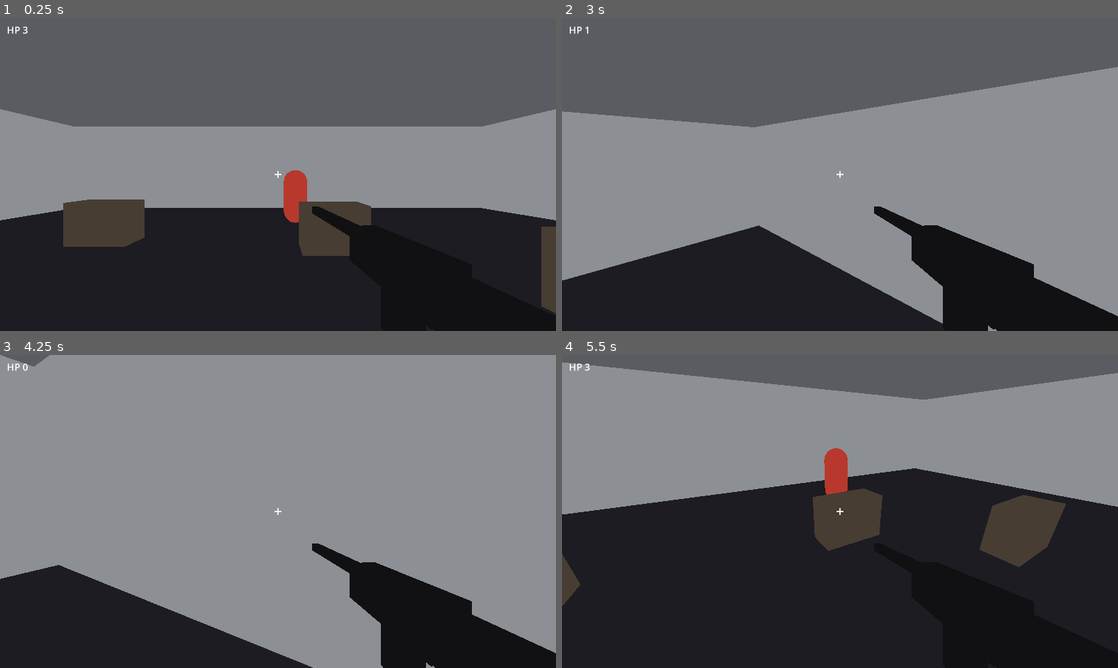
Above: before the commit, frames 1-4 (two rows, left to right).
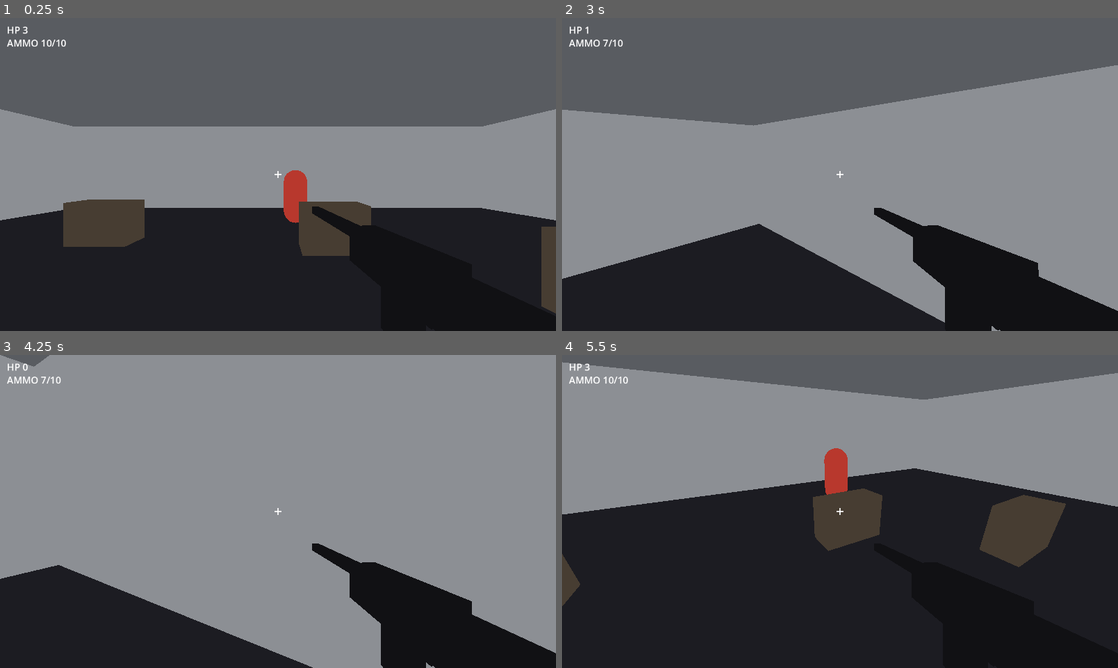
Above: after the commit, the same moments.

Repository: zachmofo/fps-studio
Game: Godot game, scene res://scenes/main.tscn
Two runs of this game, one before a commit and one after it. Both use one fixed random seed, a clock stepped at 60 frames per second and the inputs below.
Inputs (mouse positions are in pixels of both pictures, inside the frame that each line leads up to):
- Up to frame 1 (0.25 s): no input
- Up to frame 2 (3 s): move the mouse to (962, 158) at 0.52 s; press the mouse at (962, 158) at 0.53 s; hold D (move_right) 0.53-1.28 s; tap Space (jump) at 0.77, 0.8, 1.07, 1.35, 1.52, 1.82, 2.3 s; move the mouse to (812, 174) at 1.27 s; release the mouse at (812, 174) at 1.28 s; hold W (move_forward) from 1.28 s (still down); click (812, 174) at 1.55 s; move the mouse to (851, 168) at 2.02 s; press the mouse at (851, 168) at 2.03 s; move the mouse to (834, 180) at 2.77 s; release the mouse at (834, 180) at 2.78 s; click (834, 180) at 2.85 s
- Up to frame 3 (4.25 s): keep holding W (move_forward); tap Space (jump) at 3.02, 3.32, 3.6, 3.77, 4.07 s; move the mouse to (316, 514) at 3.52 s; tap Escape (ui_cancel) at 4.15 s
- Up to frame 4 (5.5 s): tap Enter at 4.25 s; move the mouse to (673, 464) at 4.27 s; release W (move_forward) at 4.28 s; hold A (move_left) 4.28-5.03 s; click (673, 464) at 4.35 s; tap Space (jump) at 4.52, 4.82, 5.3 s; tap R (reload, bound only after the commit) at 4.9 s; move the mouse to (845, 511) at 5.02 s; press the mouse at (845, 511) at 5.03 s; hold W (move_forward) from 5.03 s (still down)

The runs differ from the first frame. In frame 1, 0.1% of the frame differs, in the area x 1-12%, y 6-10%; in frame 2, 1.6%, in the area x 0-100%, y 6-100%; in frame 3, 0.1%; in frame 4, 0.1%.

Commit message:
I-5: Pike recoil 1.8deg, mag 10, muzzle flash, AMMO HUD

Diff:
--- a/project.godot
+++ b/project.godot
@@ -11,7 +11,7 @@
 [application]
 
 config/name="Iron Saint"
-config/description="FPS Studio Iron Saint I-3: walk, jump, look, shoot a walking dummy."
+config/description="FPS Studio Iron Saint I-5: heavy rifle recoil, mag 10."
 run/main_scene="res://scenes/main.tscn"
 config/features=PackedStringArray("4.3", "GL Compatibility")
 config/icon="res://icon.svg"
@@ -58,6 +58,11 @@
 "events": [Object(InputEventKey,"resource_local_to_scene":false,"resource_name":"","device":-1,"window_id":0,"alt_press …(191 unchanged characters)…
 ]
 }
+reload={
+"deadzone": 0.5,
+"events": [Object(InputEventKey,"resource_local_to_scene":false,"resource_name":"","device":-1,"window_id":0,"alt_pressed":false,"shift_pressed":false,"ctrl_pressed":false,"meta_pressed":false,"pressed":false,"keycode":0,"physical_keycode":82,"key_label":0,"unicode":114,"location":0,"echo":false,"script":null)
+]
+}
 
 [physics]
 
--- a/scenes/player.tscn
+++ b/scenes/player.tscn
@@ -25,6 +25,14 @@
 [sub_resource type="BoxMesh" id="BoxMesh_mag"]
 material = SubResource("Mat_rifle")
 size = Vector3(0.04, 0.11, 0.07)
+
+[sub_resource type="StandardMaterial3D" id="Mat_flash"]
+shading_mode = 0
+albedo_color = Color(1, 0.82, 0.35, 1)
+
+[sub_resource type="BoxMesh" id="BoxMesh_flash"]
+material = SubResource("Mat_flash")
+size = Vector3(0.04, 0.04, 0.06)
 
 [node name="Player" type="CharacterBody3D"]
 collision_layer = 2
@@ -60,6 +68,11 @@
 transform = Transform3D(1, 0, 0, 0, 1, 0, 0, 0, 1, 0, -0.09, 0.02)
 mesh = SubResource("BoxMesh_mag")
 
+[node name="MuzzleFlash" type="MeshInstance3D" parent="Camera3D/Rifle"]
+transform = Transform3D(1, 0, 0, 0, 1, 0, 0, 0, 1, 0, 0.02, -0.54)
+visible = false
+mesh = SubResource("BoxMesh_flash")
+
 [node name="Hud" type="CanvasLayer" parent="."]
 
 [node name="HpLabel" type="Label" parent="Hud"]
@@ -69,6 +82,15 @@
 offset_bottom = 44.0
 theme_override_font_sizes/font_size = 22
 text = "HP 3"
+mouse_filter = 2
+
+[node name="AmmoLabel" type="Label" parent="Hud"]
+offset_left = 16.0
+offset_top = 42.0
+offset_right = 200.0
+offset_bottom = 74.0
+theme_override_font_sizes/font_size = 22
+text = "AMMO 10/10"
 mouse_filter = 2
 
 [node name="Reticle" type="Control" parent="Hud"]
--- a/scripts/player.gd
+++ b/scripts/player.gd
@@ -1,33 +1,54 @@
 extends CharacterBody3D
 
-## I-3: walk/look/jump, hitscan, 3 HP, die/respawn.
+## I-5: walk/look/jump, heavy rifle recoil, mag 10, die/respawn.
 
 signal died
 
 const MAX_HP := 3
+const MAG_SIZE := 10
+const RELOAD_SEC := 1.2
 const PITCH_LIMIT := deg_to_rad(89.0)
 const HITSCAN_RANGE := 50.0
 const WORLD_AND_DUMMY := 1 | 4
+const RECOIL_PITCH := deg_to_rad(1.8)
+const RECOIL_YAW := deg_to_rad(0.35)
+const RECOIL_SETTLE := 0.18
+const RIFLE_KICK_PITCH := deg_to_rad(3.2)
+const RIFLE_KICK_Z := 0.028
+const FLASH_SEC := 0.09
 
 @export var mouse_sensitivity: float = 0.0025
 @export var walk_speed: float = 5.0
 @export var jump_velocity: float = 5.4
 
 @onready var _camera: Camera3D = $Camera3D
+@onready var _rifle: Node3D = $Camera3D/Rifle
+@onready var _muzzle_flash: MeshInstance3D = $Camera3D/Rifle/MuzzleFlash
 @onready var _hp_label: Label = $Hud/HpLabel
+@onready var _ammo_label: Label = $Hud/AmmoLabel
 @onready var _hit_flash: ColorRect = $Hud/HitFlash
 
 var hp: int = MAX_HP
+var ammo: int = MAG_SIZE
 var _dead: bool = false
-var _can_fire: bool = true
+var _reloading: bool = false
 var _gravity: float = 9.8
+var _aim_pitch: float = 0.0
+var _recoil_pitch: float = 0.0
+var _recoil_yaw: float = 0.0
+var _rifle_kick: float = 0.0
+var _rifle_rest: Transform3D = Transform3D.IDENTITY
 
 
 func _ready() -> void:
 	add_to_group("player")
 	_gravity = float(ProjectSettings.get_setting("physics/3d/default_gravity"))
+	_rifle_rest = _rifle.transform
+	if _muzzle_flash:
+		_muzzle_flash.visible = false
 	Input.mouse_mode = Input.MOUSE_MODE_VISIBLE
 	_update_hp()
+	_update_ammo()
 
 
 func is_alive() -> bool:
@@ -37,6 +58,11 @@
 func _unhandled_input(event: InputEvent) -> void:
 	if event.is_action_pressed("ui_cancel"):
 		Input.mouse_mode = Input.MOUSE_MODE_VISIBLE
+		get_viewport().set_input_as_handled()
+		return
+
+	if event.is_action_pressed("reload"):
+		_start_reload()
 		get_viewport().set_input_as_handled()
 		return
 
@@ -45,21 +71,37 @@
 			Input.mouse_mode = Input.MOUSE_MODE_CAPTURED
 			get_viewport().set_input_as_handled()
 			return
-		if _can_fire and not _dead:
-			_fire()
+		if not _dead:
+			_try_fire()
 		get_viewport().set_input_as_handled()
 		return
 
 	if event is InputEventMouseMotion and Input.mouse_mode == Input.MOUSE_MODE_CAPTURED:
 		rotate_y(-event.relative.x * mouse_sensitivity)
-		_camera.rotation.x = clampf(
-			_camera.rotation.x - event.relative.y * mouse_sensitivity,
+		_aim_pitch = clampf(
+			_aim_pitch - event.relative.y * mouse_sensitivity,
 			-PITCH_LIMIT,
 			PITCH_LIMIT
 		)
-
-
-func _fire() -> void:
+		_apply_view()
+
+
+func _try_fire() -> void:
+	if _reloading:
+		return
+	if ammo <= 0:
+		_start_reload()
+		return
+	ammo -= 1
+	if ammo <= 0:
+		_start_reload()
+	_update_ammo()
+	_kick()
+	_show_muzzle()
+	_hitscan()
+
+
+func _hitscan() -> void:
 	var space: PhysicsDirectSpaceState3D = get_world_3d().direct_space_state
 	var from: Vector3 = _camera.global_position
 	var to: Vector3 = from + (-_camera.global_transform.basis.z) * HITSCAN_RANGE
@@ -74,6 +116,37 @@
 		col.receive_hit()
 
 
+func _kick() -> void:
+	_recoil_pitch += RECOIL_PITCH
+	_recoil_yaw += randf_range(-RECOIL_YAW, RECOIL_YAW)
+	_rifle_kick = 1.0
+	_apply_view()
+
+
+func _show_muzzle() -> void:
+	if _muzzle_flash == null:
+		return
+	_muzzle_flash.visible = true
+	await get_tree().create_timer(FLASH_SEC).timeout
+	if _muzzle_flash:
+		_muzzle_flash.visible = false
+
+
+func _start_reload() -> void:
+	if _dead or _reloading:
+		return
+	if Input.mouse_mode != Input.MOUSE_MODE_CAPTURED:
+		return
+	_reloading = true
+	await get_tree().create_timer(RELOAD_SEC).timeout
+	if _dead:
+		_reloading = false
+		return
+	ammo = MAG_SIZE
+	_reloading = false
+	_update_ammo()
+
+
 func take_damage(amount: int) -> void:
 	if _dead:
 		return
@@ -95,7 +168,7 @@
 
 func _die() -> void:
 	_dead = true
-	_can_fire = false
+	_reloading = false
 	hp = 0
 	_update_hp()
 	died.emit()
@@ -105,13 +178,19 @@
 	global_position = origin
 	velocity = Vector3.ZERO
 	hp = MAX_HP
+	ammo = MAG_SIZE
 	_dead = false
-	_can_fire = true
+	_reloading = false
+	_recoil_pitch = 0.0
+	_recoil_yaw = 0.0
+	_rifle_kick = 0.0
 	if capture_mouse:
 		Input.mouse_mode = Input.MOUSE_MODE_CAPTURED
 	else:
 		Input.mouse_mode = Input.MOUSE_MODE_VISIBLE
 	_update_hp()
+	_update_ammo()
+	_apply_view()
 
 
 func _update_hp() -> void:
@@ -119,7 +198,29 @@
 		_hp_label.text = "HP %d" % hp
 
 
+func _update_ammo() -> void:
+	if _ammo_label:
+		_ammo_label.text = "AMMO %d/%d" % [ammo, MAG_SIZE]
+
+
+func _apply_view() -> void:
+	_camera.rotation.x = clampf(_aim_pitch - _recoil_pitch, -PITCH_LIMIT, PITCH_LIMIT)
+	_camera.rotation.y = _recoil_yaw
+	if _rifle:
+		var kick_xf: Transform3D = _rifle_rest
+		kick_xf.origin.z += RIFLE_KICK_Z * _rifle_kick
+		kick_xf.origin.y += 0.012 * _rifle_kick
+		_rifle.transform = kick_xf
+		_rifle.rotation.x = _rifle_rest.basis.get_euler().x - RIFLE_KICK_PITCH * _rifle_kick
+
+
 func _physics_process(delta: float) -> void:
+	if _recoil_pitch != 0.0 or _recoil_yaw != 0.0 or _rifle_kick > 0.0:
+		_recoil_pitch = move_toward(_recoil_pitch, 0.0, (RECOIL_PITCH / RECOIL_SETTLE) * delta)
+		_recoil_yaw = move_toward(_recoil_yaw, 0.0, (RECOIL_YAW / RECOIL_SETTLE) * delta)
+		_rifle_kick = move_toward(_rifle_kick, 0.0, (1.0 / RECOIL_SETTLE) * delta)
+		_apply_view()
+
 	if not is_on_floor():
 		velocity.y -= _gravity * delta
 
Not shown: 1 places in scenes/player.tscn that only renumber resources
